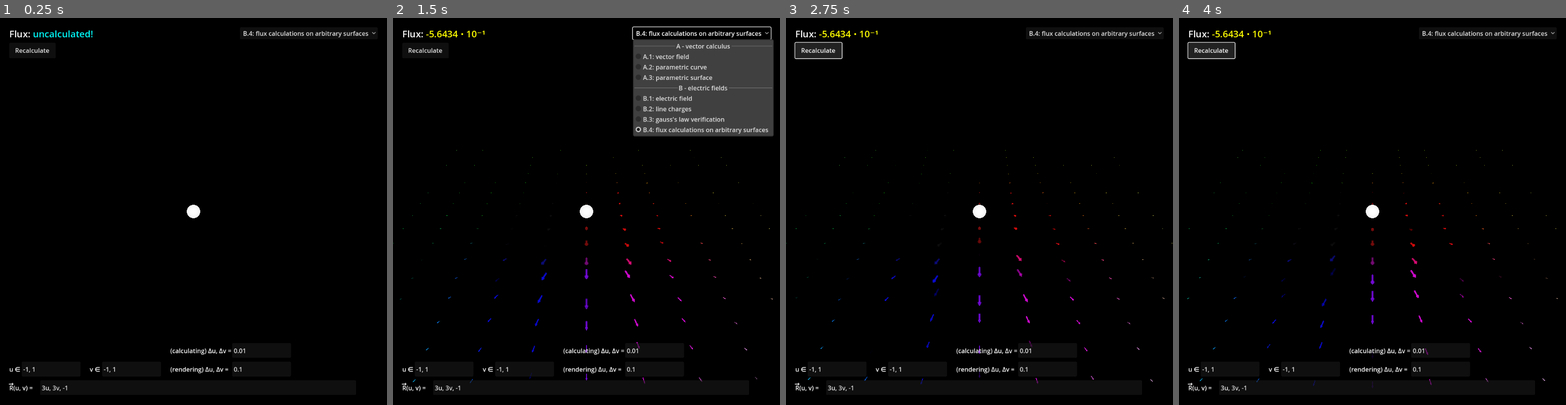
Above: before the commit, frames 1-4 (left to right).
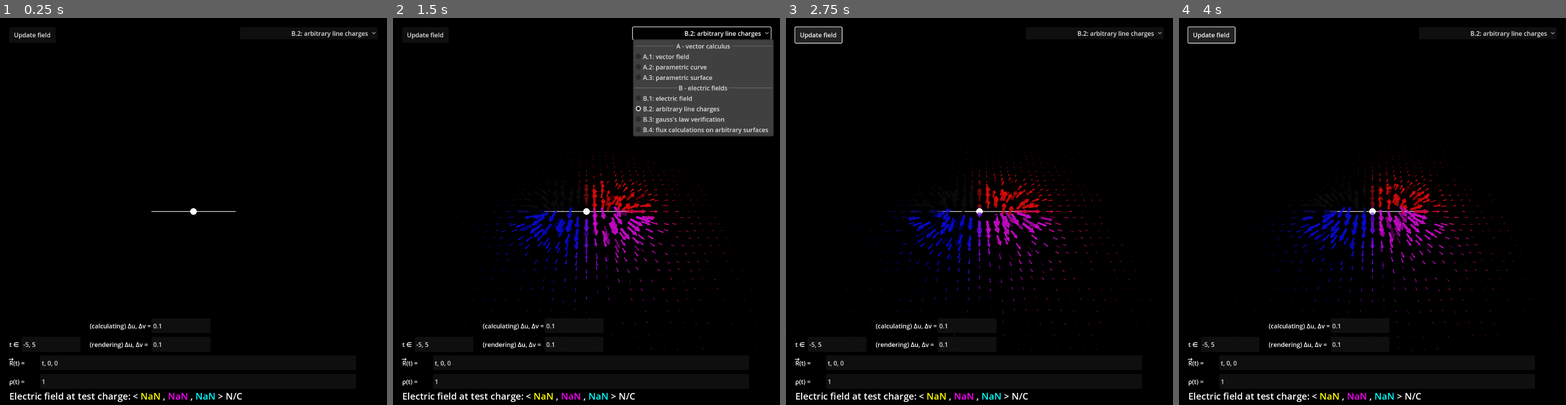
Above: after the commit, the same moments.

Repository: slotling/electromagnetism
Game: Godot game, scene res://Worlds/BaseWorlds/3d_world.tscn
The game is run twice, just before and just after one commit, with the same random seed, the same clock (stepped at 60 frames per second) and the same inputs.
Inputs:
- Up to frame 1 (0.25 s): no input
- Up to frame 2 (1.5 s): click "Recalculate" (after the commit: "Update field") at 0.5 s; click "B.4: flux calculations on arb…" (after the commit: "B.2: arbitrary line charges") at 1.25 s
- Up to frame 3 (2.75 s): click "Recalculate" (after the commit: "Update field") at 2 s
- Up to frame 4 (4 s): click "B.4: flux calculations on arb…" (after the commit: "B.2: arbitrary line charges") at 2.75 s; click "Recalculate" (after the commit: "Update field") at 3.5 s

The runs differ from the first frame. In frame 1, 1.9% of the frame differs, in the area x 2-96%, y 3-100%; in frame 2, 4.4%; in frame 3, 4.9%; in frame 4, 5.0%, in the area x 1-99%, y 2-100%.

Commit message:
[1/2] pathcharges bugfixing

Diff:
--- a/Resources/Functions/overrides/SPECIAL_function_input_override.gd
+++ b/Resources/Functions/overrides/SPECIAL_function_input_override.gd
@@ -22,7 +22,8 @@
 	return call_provider([u, v], 3)
 
 func P(u, v=0, w=0) -> float:
-	return call_provider([u, v, w], 4)
+	var requested_value = call_provider([u, v, w], 4)
+	return 0 if requested_value is Vector3 else requested_value
 
 func get_ustart():
 	return PARAMETER_PROVIDERS[0].simple_evaluate("ustart") if PARAMETER_PROVIDERS.size() > 0 else ustart
--- a/Scenes/calculation_controllers/field_func/ElectricFieldFunctionReplacerController.gd
+++ b/Scenes/calculation_controllers/field_func/ElectricFieldFunctionReplacerController.gd
@@ -65,8 +65,7 @@
 
 func _process(delta: float) -> void:
 	for i in charges:
-		if i.is_updated():
-			charge_id_update_list.erase(i.id)
+		if (i.is_updated() or i.always_update) and not i.id in charge_id_update_list:
 			charge_id_update_list.append(i.id)
 
 	if not recalculate_field_only_on_command:
--- a/Scenes/canvas_layers/information_inputs/function_input_updater.gd
+++ b/Scenes/canvas_layers/information_inputs/function_input_updater.gd
@@ -1,7 +1,11 @@
 extends CanvasLayer
 
+## NODE PATHS TO UPDATE
 @export var node_paths_with_script_instance: Array[NodePath]
 @export var node_paths_of_function_inputs: Array[NodePath]
+
+func _ready() -> void:
+	_on_button_pressed()
 
 func _on_button_pressed() -> void:
 	$Label.visible = true
--- a/Scenes/canvas_layers/information_inputs/parametric_range_input.gd
+++ b/Scenes/canvas_layers/information_inputs/parametric_range_input.gd
@@ -52,6 +52,8 @@
 		var control_child: ParameterSubinput = $Control.get_child(i)
 		var entries = 2 if control_child.is_an_interval else 1
 		if control_child.is_disabled:
+			for j in entries:
+				string_expressions.append("1")
 			current_string_expression_index += entries
 			continue
 
--- a/Scenes/canvas_layers/information_inputs/parametric_range_input.tscn
+++ b/Scenes/canvas_layers/information_inputs/parametric_range_input.tscn
@@ -49,6 +49,23 @@
 [node name="SubjectLabel" parent="Control/ParameterSubinput3" index="1"]
 text = "(rendering) Δu, Δv ="
 
+[node name="ParameterSubinput4" parent="Control" instance=ExtResource("2_a083q")]
+layout_mode = 0
+offset_left = 416.0
+offset_top = -48.0
+offset_right = 456.0
+offset_bottom = -8.0
+
+[node name="LineEdit" parent="Control/ParameterSubinput4" index="0"]
+offset_left = 184.0
+offset_right = 336.0
+text = "0.01"
+placeholder_text = ""
+
+[node name="SubjectLabel" parent="Control/ParameterSubinput4" index="1"]
+text = "(calculating) Δu, Δv ="
+
 [editable path="Control/ParameterSubinput"]
 [editable path="Control/ParameterSubinput2"]
 [editable path="Control/ParameterSubinput3"]
+[editable path="Control/ParameterSubinput4"]
--- a/Scenes/charge_distributions/PathCharge.tscn
+++ b/Scenes/charge_distributions/PathCharge.tscn
@@ -17,11 +17,10 @@
 
 [node name="PathCharge" instance=ExtResource("1_1p3fp")]
 script = ExtResource("2_pt2r7")
-ParametricCurveScript = ExtResource("4_aftbr")
 
 [node name="MeshInstance3D" parent="." index="0"]
 visible = false
 mesh = SubResource("SphereMesh_pt2r7")
 
 [node name="Path" parent="." index="3" instance=ExtResource("2_7lihv")]
-ParametricCurveScript = null
+ParametricCurveScript = ExtResource("4_aftbr")
--- a/Scenes/charge_distributions/path_charge.gd
+++ b/Scenes/charge_distributions/path_charge.gd
@@ -1,26 +1,23 @@
 extends ChargeDisplay
 
-@export var ParametricCurveScript: Script
-@onready var ParametricCurveScriptInstance = ParametricCurveScript.new()
-
-# Alias variable name for FunctionInput nodes and consistency
-@onready var FunctionScriptInstances = [ParametricCurveScriptInstance]
 func function_updater():
-	_ready()
+	print("hi")
+	set_path()
 
 func _ready() -> void:
+	#$Path.ParametricCurveScript = ParametricCurveScript
 	set_path()
 	super()
 
 func set_path():
-	$Path.ParametricCurveScript = ParametricCurveScript
-	$Path._ready()
+	$Path.generate_points()
 
 # numerical computation of integral:
 # int, E(squigglyR) * P(squigglyR) * dS
 # = int ustart to uend, E(squigglyR) * P(squigglyR) * (dS/dt) * dt
 
 func E(x, y, z):
+	var ParametricCurveScriptInstance = $Path.ParametricCurveScriptInstance
 	var pos = Vector3(x, y, z)
 
 	var field = Vector3.ZERO
--- a/Scenes/charge_distributions/point_charge.gd
+++ b/Scenes/charge_distributions/point_charge.gd
@@ -1,6 +1,7 @@
 extends Node3D
 class_name ChargeDisplay
 
+@export var always_update = false
 @export var charge_magnitude:float = 1 # in terms of epsilon_0, the permittivity of free space
 
 var id = null
--- a/Scenes/parametric/path.gd
+++ b/Scenes/parametric/path.gd
@@ -50,7 +50,6 @@
 
 
 func _ready() -> void:
-	print(ParametricCurveScriptInstance.resource_path)
 	generate_points()
 
 # Called every frame. 'delta' is the elapsed time since the previous frame.
--- a/Worlds/5_electric_charge/5_4_arbitrary_charge_distributions.tscn
+++ b/Worlds/5_electric_charge/5_4_arbitrary_charge_distributions.tscn
@@ -61,11 +61,13 @@
 
 [node name="5_4_arbitrary_charge_distributions" instance=ExtResource("1_e4lfs")]
 config = SubResource("Resource_gndnu")
+autoRenderOnReady = false
 
 [node name="MM" parent="." index="0"]
 multimesh = SubResource("MultiMesh_ug5ax")
 
 [node name="PathCharge" parent="Charges" index="0" instance=ExtResource("2_3d3eq")]
+always_update = true
 
 [node name="MeshInstance3D" parent="Charges/PathCharge" index="0"]
 mesh = SubResource("SphereMesh_e0x5d")
@@ -90,36 +92,64 @@
 overriding_function_id = 1
 
 [node name="Control" parent="FunctionInput" index="0"]
-offset_top = -64.0
-offset_bottom = -24.0
+offset_top = -104.0
+offset_bottom = -64.0
+
+[node name="LineEdit" parent="FunctionInput/Control" index="0"]
+text = "t, 0, 0"
 
 [node name="ParametricRangeInput" parent="." index="7" instance=ExtResource("8_nru31")]
 node_path_with_script_instance = NodePath("../Charges/PathCharge/Path")
 
 [node name="Control" parent="ParametricRangeInput" index="0"]
-offset_top = -120.0
-offset_bottom = -80.0
+offset_top = -160.0
+offset_bottom = -120.0
+
+[node name="LineEdit" parent="ParametricRangeInput/Control/ParameterSubinput" index="0"]
+text = "-5, 5"
 
 [node name="SubjectLabel" parent="ParametricRangeInput/Control/ParameterSubinput" index="1"]
 text = "t ∈"
 
 [node name="ParameterSubinput2" parent="ParametricRangeInput/Control" index="1"]
 visible = false
+is_disabled = true
 
 [node name="ParameterSubinput3" parent="ParametricRangeInput/Control" index="2"]
 offset_left = 208.0
 offset_right = 248.0
 
+[node name="ParameterSubinput4" parent="ParametricRangeInput/Control" index="3"]
+offset_left = 208.0
+offset_right = 248.0
+
+[node name="LineEdit" parent="ParametricRangeInput/Control/ParameterSubinput4" index="0"]
+text = "0.1"
+
 [node name="FunctionInputUpdater" parent="." index="8" instance=ExtResource("9_e60ko")]
 visible = false
-node_paths_with_script_instance = Array[NodePath]([NodePath("../Charges/PathCharge/Path")])
-node_paths_of_function_inputs = Array[NodePath]([NodePath("../FunctionInput"), NodePath("../ParametricRangeInput")])
+node_paths_with_script_instance = Array[NodePath]([NodePath("../Charges/PathCharge/Path"), NodePath("..")])
+node_paths_of_function_inputs = Array[NodePath]([NodePath("../FunctionInput"), NodePath("../FunctionInput2"), NodePath("../ParametricRangeInput")])
 
 [node name="Button" parent="FunctionInputUpdater" index="0"]
 offset_left = 584.0
 offset_top = 888.0
 offset_right = 720.0
 offset_bottom = 928.0
+
+[node name="FunctionInput2" parent="." index="9" instance=ExtResource("7_e0x5d")]
+node_path_with_script_instance = NodePath("../Charges/PathCharge/Path")
+entries = 1
+variable_names = Array[String](["t"])
+function_name = "ρ"
+overriding_function_id = 4
+
+[node name="Control" parent="FunctionInput2" index="0"]
+offset_top = -56.0
+offset_bottom = -16.0
+
+[node name="LineEdit" parent="FunctionInput2/Control" index="0"]
+text = "1"
 
 [editable path="Charges/PathCharge"]
 [editable path="TestChargeCanvasLayer"]
@@ -128,4 +158,6 @@
 [editable path="ParametricRangeInput/Control/ParameterSubinput"]
 [editable path="ParametricRangeInput/Control/ParameterSubinput2"]
 [editable path="ParametricRangeInput/Control/ParameterSubinput3"]
+[editable path="ParametricRangeInput/Control/ParameterSubinput4"]
 [editable path="FunctionInputUpdater"]
+[editable path="FunctionInput2"]
--- a/Worlds/6_gauss_law/6_2_gauss_law_arbitrary_surfaces.tscn
+++ b/Worlds/6_gauss_law/6_2_gauss_law_arbitrary_surfaces.tscn
@@ -1,11 +1,10 @@
-[gd_scene load_steps=10 format=4 uid="uid://cj28wcj1doxix"]
+[gd_scene load_steps=9 format=4 uid="uid://cj28wcj1doxix"]
 
 [ext_resource type="PackedScene" uid="uid://irj8j41x80tt" path="res://Worlds/6_gauss_law/6_1_verifying_gauss_law.tscn" id="1_8oaqm"]
 [ext_resource type="Script" uid="uid://cw3o83iuiqjpx" path="res://Resources/Functions/overrides/SPECIAL_function_input_override.gd" id="2_wpsqp"]
 [ext_resource type="PackedScene" uid="uid://cno5vr8ekj43" path="res://Scenes/canvas_layers/information_inputs/function_input.tscn" id="2_xhfog"]
 [ext_resource type="PackedScene" uid="uid://db6wg5dix75br" path="res://Scenes/canvas_layers/information_inputs/parametric_range_input.tscn" id="3_wpsqp"]
 [ext_resource type="PackedScene" uid="uid://qh7fqtqwc87r" path="res://Scenes/canvas_layers/information_inputs/function_input_updater.tscn" id="4_svag0"]
-[ext_resource type="PackedScene" uid="uid://da8ohuasllykb" path="res://Scenes/canvas_layers/information_inputs/parameter_subinput.tscn" id="5_svag0"]
 
 [sub_resource type="StandardMaterial3D" id="StandardMaterial3D_6ngmx"]
 resource_local_to_scene = true
@@ -66,22 +65,6 @@
 [node name="LineEdit" parent="ParametricRangeInput/Control/ParameterSubinput2" index="0"]
 text = "-1, 1"
 
-[node name="ParameterSubinput4" parent="ParametricRangeInput/Control" index="3" instance=ExtResource("5_svag0")]
-layout_mode = 0
-offset_left = 416.0
-offset_top = -48.0
-offset_right = 456.0
-offset_bottom = -8.0
-
-[node name="LineEdit" parent="ParametricRangeInput/Control/ParameterSubinput4" index="0"]
-offset_left = 184.0
-offset_right = 336.0
-text = "0.01"
-placeholder_text = ""
-
-[node name="SubjectLabel" parent="ParametricRangeInput/Control/ParameterSubinput4" index="1"]
-text = "(calculating) Δu, Δv ="
-
 [node name="FunctionInputUpdater" parent="." index="7" instance=ExtResource("4_svag0")]
 visible = false
 node_paths_with_script_instance = Array[NodePath]([NodePath("../surface"), NodePath("../ElectricFieldFunctionReplacerController"), NodePath("..")])
@@ -104,5 +87,4 @@
 [editable path="ParametricRangeInput/Control/ParameterSubinput"]
 [editable path="ParametricRangeInput/Control/ParameterSubinput2"]
 [editable path="ParametricRangeInput/Control/ParameterSubinput3"]
-[editable path="ParametricRangeInput/Control/ParameterSubinput4"]
 [editable path="FunctionInputUpdater"]
--- a/Worlds/BaseWorlds/3d_world.gd
+++ b/Worlds/BaseWorlds/3d_world.gd
@@ -8,11 +8,11 @@
 		"A.2: parametric curve": load("res://Worlds/3_parametric_equations/3_3_parametric_curve_input.tscn"),
 		"A.3: parametric surface": load("res://Worlds/3_parametric_equations/3_4_custom_parametric_surface.tscn"),
 		"B.1: electric field": load("res://Worlds/5_electric_charge/5_3_a_test_charge_with_some_charges.tscn"),
-		"B.2: line charges": load("res://Worlds/5_electric_charge/5_4_arbitrary_charge_distributions.tscn"),
+		"B.2: arbitrary line charges": load("res://Worlds/5_electric_charge/5_4_arbitrary_charge_distributions.tscn"),
 		"B.3: gauss's law verification": load("res://Worlds/6_gauss_law/6_1_verifying_gauss_law.tscn"),
 		"B.4: flux calculations on arbitrary surfaces": load("res://Worlds/6_gauss_law/6_2_gauss_law_arbitrary_surfaces.tscn"),
 	}
-	var scene_index = scenes.keys().find("B.4: flux calculations on arbitrary surfaces")
+	var scene_index = scenes.keys().find("B.2: arbitrary line charges")
 	$SceneSwitcher.init(scenes, scene_index)
 
 
